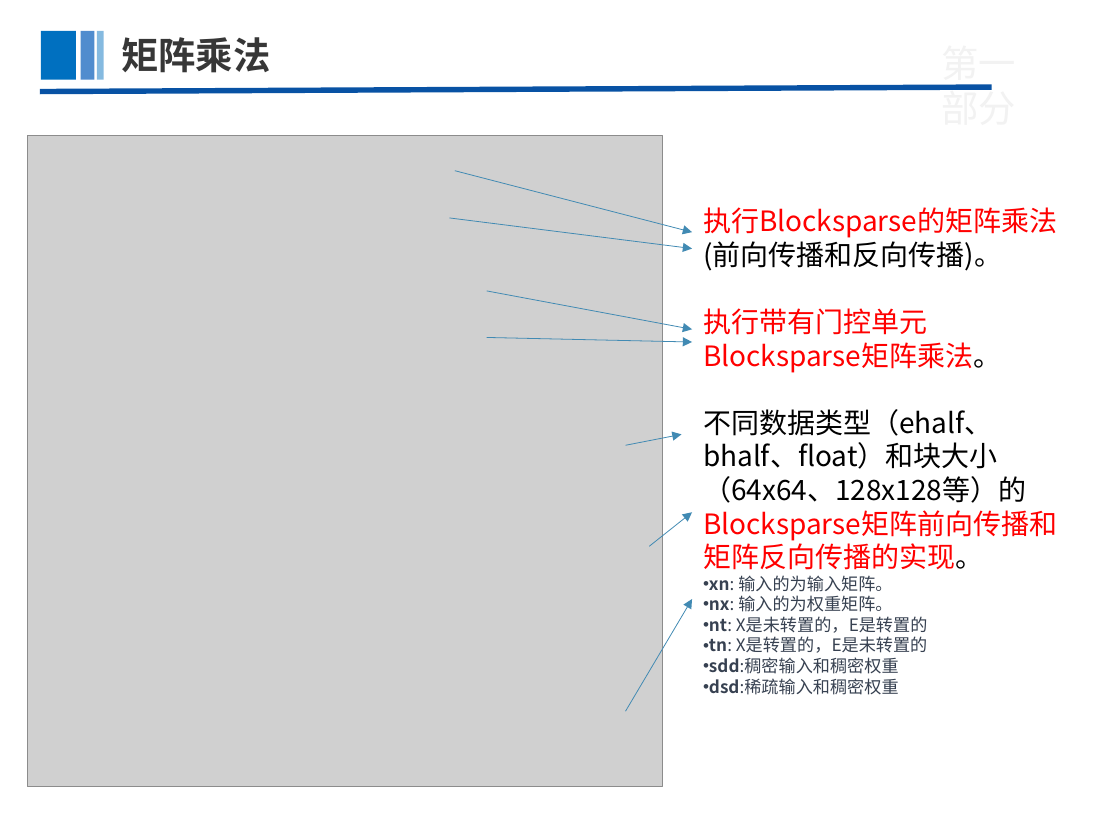
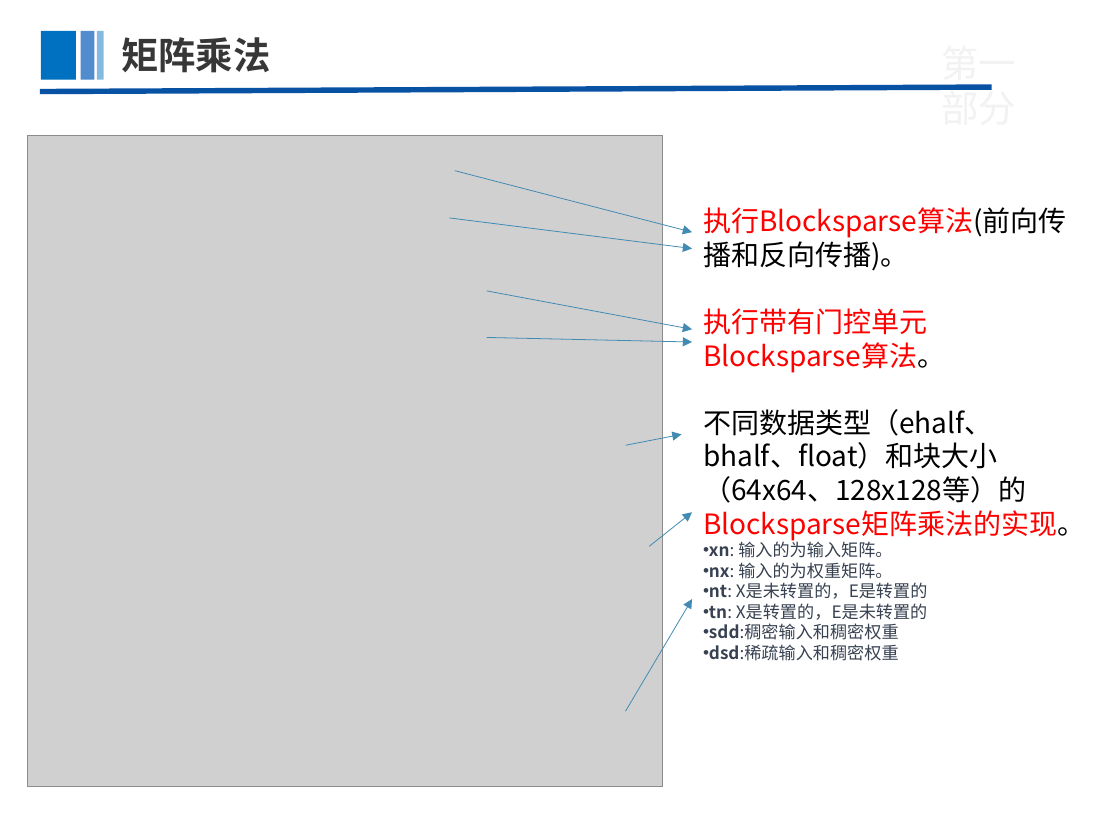
Before and after one commit to feng84chen/myNotes, a slide deck: slide 8 of CUDA入门(updating)/0312/0312blocksparse_贺思超.pptx. Drawn at 1120x840 pixels with LibreOffice and Linux fonts; fonts in the diff are those of the drawing; grey boxes stand for pictures; background and template pictures are left out. Boxes give left, top, right and bottom in pixels: in the first picture for what was removed or moved away, otherwise in the second. Text is boxed around its words. In the diff, an @@ line names an element or a change of style, - is before the commit and + after.

```diff
--- a/CUDA入门(updating)/0312/0312blocksparse_贺思超.pptx
+++ b/CUDA入门(updating)/0312/0312blocksparse_贺思超.pptx
@@ text at [703, 207, 1085, 542]: text changed; text colour #FF0000 to #000000 @@
-执行Blocksparse的矩阵乘法(前向传播和反向传播)。
-执行带有门控单元Blocksparse矩阵乘法。
-不同数据类型（ehalf、bhalf、float）和块大小（64x64、128x128等）的Blocksparse矩阵前向传播和矩阵反向传播的实现。
+执行Blocksparse算法(前向传播和反向传播)。
+执行带有门控单元Blocksparse算法。
+不同数据类型（ehalf、bhalf、float）和块大小（64x64、128x128等）的Blocksparse矩阵乘法的实现。
```
Also in this commit, not shown: 2 other slides changed, 1 other file.
